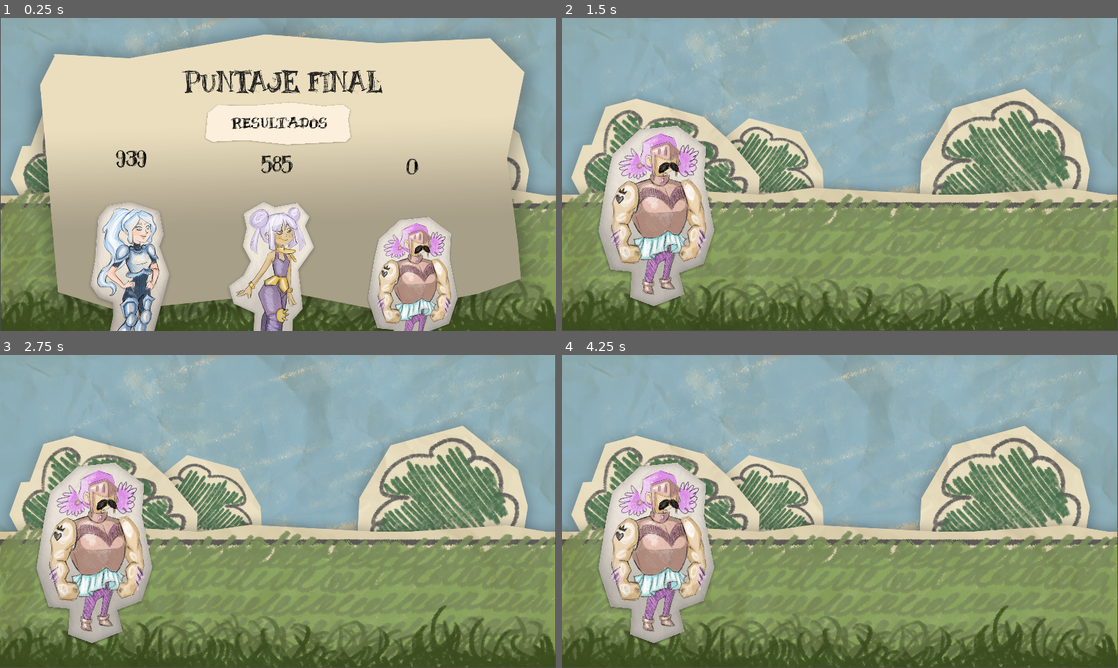
Above: before the commit, frames 1-4 (two rows, left to right).
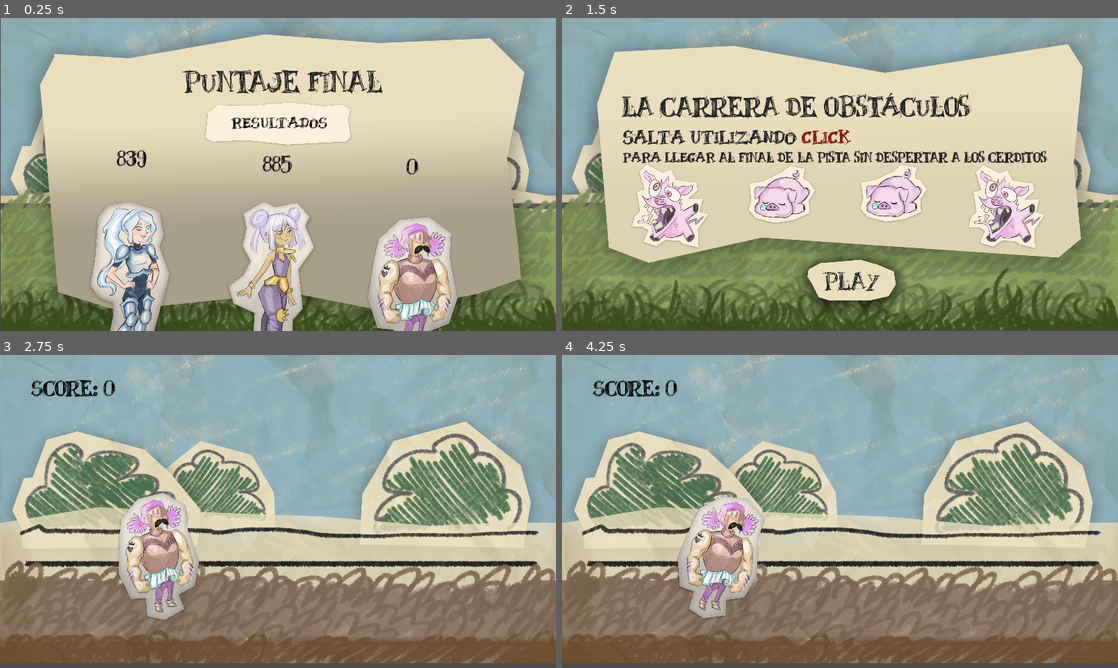
Above: after the commit, the same moments.

Repository: elianabarrios/a-frog-for-the-queendome
Game: Godot game, scene res://scenes/ui/ScoreScreen.tscn
Same seed, same stepped clock (60 frames per second), same inputs: the game is played once before the commit and once after it. This scene is started directly instead of the project's main scene.
Inputs (mouse positions are in pixels of both pictures, inside the frame that each line leads up to):
- Up to frame 1 (0.25 s): no input
- Up to frame 2 (1.5 s): click "RESULTADOS" at 0.5 s; click (856, 255) at 1.25 s, where only the run after the commit has a clickable "reinciar nivel"
- Up to frame 3 (2.75 s): click (289, 617) at 2.02 s
- Up to frame 4 (4.25 s): move the mouse to (962, 495) at 2.77 s; click (962, 495) at 2.85 s; move the mouse to (728, 527) at 3.52 s; click (728, 527) at 3.6 s

The runs differ from the first frame. In frame 1, 0.3% of the frame differs, in the area x 20-53%, y 42-50%; in frame 2, 54%, in the area x 0-100%, y 0-100%; in frame 3, 54%; in frame 4, 54%.

Commit message:
Anda-todo-idk
:v:

Diff:
--- a/scenes/obstacle/FlyPig.tscn
+++ b/scenes/obstacle/FlyPig.tscn
@@ -4,10 +4,10 @@
 [ext_resource path="res://scenes/obstacle/FlyPig.gd" type="Script" id=2]
 
 [sub_resource type="CircleShape2D" id=1]
-radius = 264.134
+radius = 211.237
 
 [sub_resource type="CircleShape2D" id=2]
-radius = 290.638
+radius = 227.573
 
 [node name="FlyPig" type="KinematicBody2D"]
 scale = Vector2( 0.5, 0.5 )
--- a/scenes/ui/LoseScreen.tscn
+++ /dev/null
@@ -1,16 +0,0 @@
-[gd_scene load_steps=3 format=2]
-
-[ext_resource path="res://assets/level/background_grass.png" type="Texture" id=1]
-[ext_resource path="res://assets/characters/princess/peluda.png" type="Texture" id=2]
-
-[node name="Node2D" type="Node2D"]
-position = Vector2( 0, 5 )
-
-[node name="background_grass" type="Sprite" parent="."]
-position = Vector2( 957.523, 532.968 )
-texture = ExtResource( 1 )
-
-[node name="peluda" type="Sprite" parent="."]
-position = Vector2( 325.237, 680.795 )
-scale = Vector2( 0.6, 0.6 )
-texture = ExtResource( 2 )
--- /dev/null
+++ b/scenes/ui/LoseScreen2.tscn
@@ -0,0 +1,66 @@
+[gd_scene load_steps=7 format=2]
+
+[ext_resource path="res://assets/level/background_grass.png" type="Texture" id=1]
+[ext_resource path="res://assets/characters/princess/peluda.png" type="Texture" id=2]
+[ext_resource path="res://assets/ui/text_two.png" type="Texture" id=3]
+[ext_resource path="res://assets/fonts/new_dynamicfont.tres" type="DynamicFont" id=4]
+[ext_resource path="res://scenes/ui/TextureButton.gd" type="Script" id=5]
+[ext_resource path="res://assets/ui/text_one.png" type="Texture" id=6]
+
+[node name="Node2D" type="Node2D"]
+
+[node name="background_grass" type="Sprite" parent="."]
+position = Vector2( 961.932, 540.189 )
+texture = ExtResource( 1 )
+
+[node name="text_two" type="Sprite" parent="."]
+position = Vector2( 962.747, 380.189 )
+scale = Vector2( 1.5, 1.5 )
+texture = ExtResource( 3 )
+
+[node name="peluda" type="Sprite" parent="."]
+position = Vector2( 378.747, 850.189 )
+scale = Vector2( 0.6, 0.6 )
+texture = ExtResource( 2 )
+
+[node name="Label" type="Label" parent="."]
+margin_left = -2.00006
+margin_top = 236.0
+margin_right = 1957.0
+margin_bottom = 723.0
+custom_fonts/font = ExtResource( 4 )
+custom_colors/font_color = Color( 0, 0, 0, 1 )
+text = "Cielos ¿Tan difícil es apretar
+un solo botón? Ponle mas empeño,
+te está ganando una computadora
+"
+align = 1
+__meta__ = {
+"_edit_use_anchors_": false
+}
+
+[node name="TextureButton" type="TextureButton" parent="."]
+margin_left = 760.0
+margin_top = 744.0
+margin_right = 1772.0
+margin_bottom = 1054.0
+rect_scale = Vector2( 0.5, 0.5 )
+texture_normal = ExtResource( 6 )
+script = ExtResource( 5 )
+__meta__ = {
+"_edit_use_anchors_": false
+}
+
+[node name="Label" type="Label" parent="TextureButton"]
+margin_left = 104.0
+margin_top = 112.0
+margin_right = 636.0
+margin_bottom = 207.0
+rect_scale = Vector2( 1.5, 1.5 )
+custom_fonts/font = ExtResource( 4 )
+custom_colors/font_color = Color( 0, 0, 0, 1 )
+text = "reinciar nivel"
+__meta__ = {
+"_edit_use_anchors_": false
+}
+[connection signal="button_down" from="TextureButton" to="TextureButton" method="_on_TextureButton_button_down"]
--- a/scenes/ui/ScoreScreen.gd
+++ b/scenes/ui/ScoreScreen.gd
@@ -15,10 +15,10 @@
 
 func _ready():
 	randomize()
-	PerpetuaScore = randi() % 500 +500
+	PerpetuaScore = randi() %400 +500
 	$PerpetuaScore.text = str(PerpetuaScore)
 	randomize()
-	ProsperaScore = randi() % 700 +300
+	ProsperaScore = randi() %300 +600
 	$ProsperaScore.text = str(ProsperaScore)
 	$PeludaScore.text = str(GlobalVar.scorePoints)
 
@@ -26,5 +26,5 @@
 	if GlobalVar.scorePoints > ProsperaScore and GlobalVar.scorePoints > PerpetuaScore:
 		get_tree().change_scene("res://scenes/ui/WinScreen.tscn")
 	if GlobalVar.scorePoints < ProsperaScore and GlobalVar.scorePoints < PerpetuaScore:
-		get_tree().change_scene("res://scenes/ui/LoseScreen.tscn")
+		get_tree().change_scene("res://scenes/ui/LoseScreen2.tscn")
 	pass # Replace with function body.
--- /dev/null
+++ b/scenes/ui/TextureButton.gd
@@ -0,0 +1,21 @@
+extends TextureButton
+
+
+# Declare member variables here. Examples:
+# var a = 2
+# var b = "text"
+
+
+# Called when the node enters the scene tree for the first time.
+func _ready():
+	pass # Replace with function body.
+
+
+# Called every frame. 'delta' is the elapsed time since the previous frame.
+#func _process(delta):
+#	pass
+
+
+func _on_TextureButton_button_down():
+	get_tree().change_scene("res://scenes/level_1/Challenge1Presentation.tscn")
+	pass
--- a/scenes/ui/WinScreen.tscn
+++ b/scenes/ui/WinScreen.tscn
@@ -1,8 +1,11 @@
-[gd_scene load_steps=4 format=2]
+[gd_scene load_steps=7 format=2]
 
 [ext_resource path="res://assets/level/background_grass.png" type="Texture" id=1]
 [ext_resource path="res://assets/characters/princess/peluda.png" type="Texture" id=2]
 [ext_resource path="res://assets/ui/text_two.png" type="Texture" id=3]
+[ext_resource path="res://assets/fonts/new_dynamicfont.tres" type="DynamicFont" id=4]
+[ext_resource path="res://scenes/ui/TextureButton.gd" type="Script" id=5]
+[ext_resource path="res://assets/ui/text_one.png" type="Texture" id=6]
 
 [node name="Node2D" type="Node2D"]
 
@@ -10,12 +13,50 @@
 position = Vector2( 961.932, 540.189 )
 texture = ExtResource( 1 )
 
+[node name="text_two" type="Sprite" parent="."]
+position = Vector2( 962.747, 380.189 )
+scale = Vector2( 1.5, 1.5 )
+texture = ExtResource( 3 )
+
 [node name="peluda" type="Sprite" parent="."]
 position = Vector2( 332.747, 676.189 )
 scale = Vector2( 0.6, 0.6 )
 texture = ExtResource( 2 )
 
-[node name="text_two" type="Sprite" parent="."]
-position = Vector2( 944.747, 288.189 )
-scale = Vector2( 0.6, 0.6 )
-texture = ExtResource( 3 )
+[node name="Label" type="Label" parent="."]
+margin_left = 5.99994
+margin_top = 248.0
+margin_right = 1965.0
+margin_bottom = 539.0
+custom_fonts/font = ExtResource( 4 )
+custom_colors/font_color = Color( 0, 0, 0, 1 )
+text = "Sólo ganaste porque
+te eligió el jugador,
+no te creas"
+align = 1
+__meta__ = {
+"_edit_use_anchors_": false
+}
+
+[node name="TextureButton" type="TextureButton" parent="."]
+margin_left = 760.0
+margin_top = 744.0
+margin_right = 1772.0
+margin_bottom = 1054.0
+rect_scale = Vector2( 0.5, 0.5 )
+texture_normal = ExtResource( 6 )
+script = ExtResource( 5 )
+__meta__ = {
+"_edit_use_anchors_": false
+}
+
+[node name="Label" type="Label" parent="TextureButton"]
+margin_left = 104.0
+margin_top = 112.0
+margin_right = 636.0
+margin_bottom = 207.0
+rect_scale = Vector2( 1.5, 1.5 )
+custom_fonts/font = ExtResource( 4 )
+custom_colors/font_color = Color( 0, 0, 0, 1 )
+text = "reinciar nivel"
+[connection signal="button_down" from="TextureButton" to="TextureButton" method="_on_TextureButton_button_down"]
Not shown, changed: assets/music/comic_music.mp3
Not shown, changed: assets/music/epic_music.mp3
Not shown, removed: assets/music/horse_one.mp3
Not shown, removed: assets/music/horse_tree.mp3
Not shown, removed: assets/music/horse_two.mp3
Not shown, removed: assets/music/sucess.mp3
